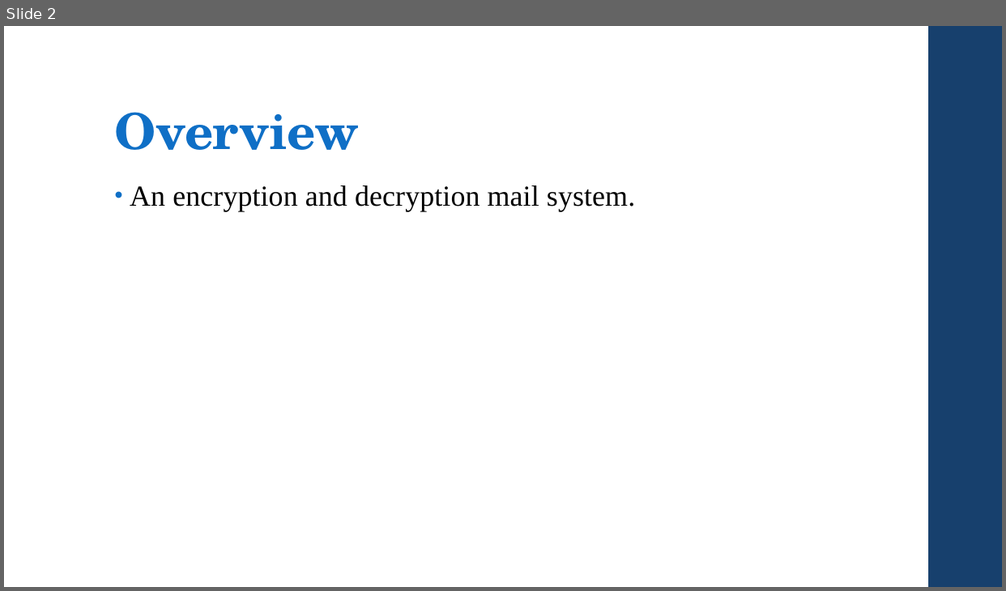
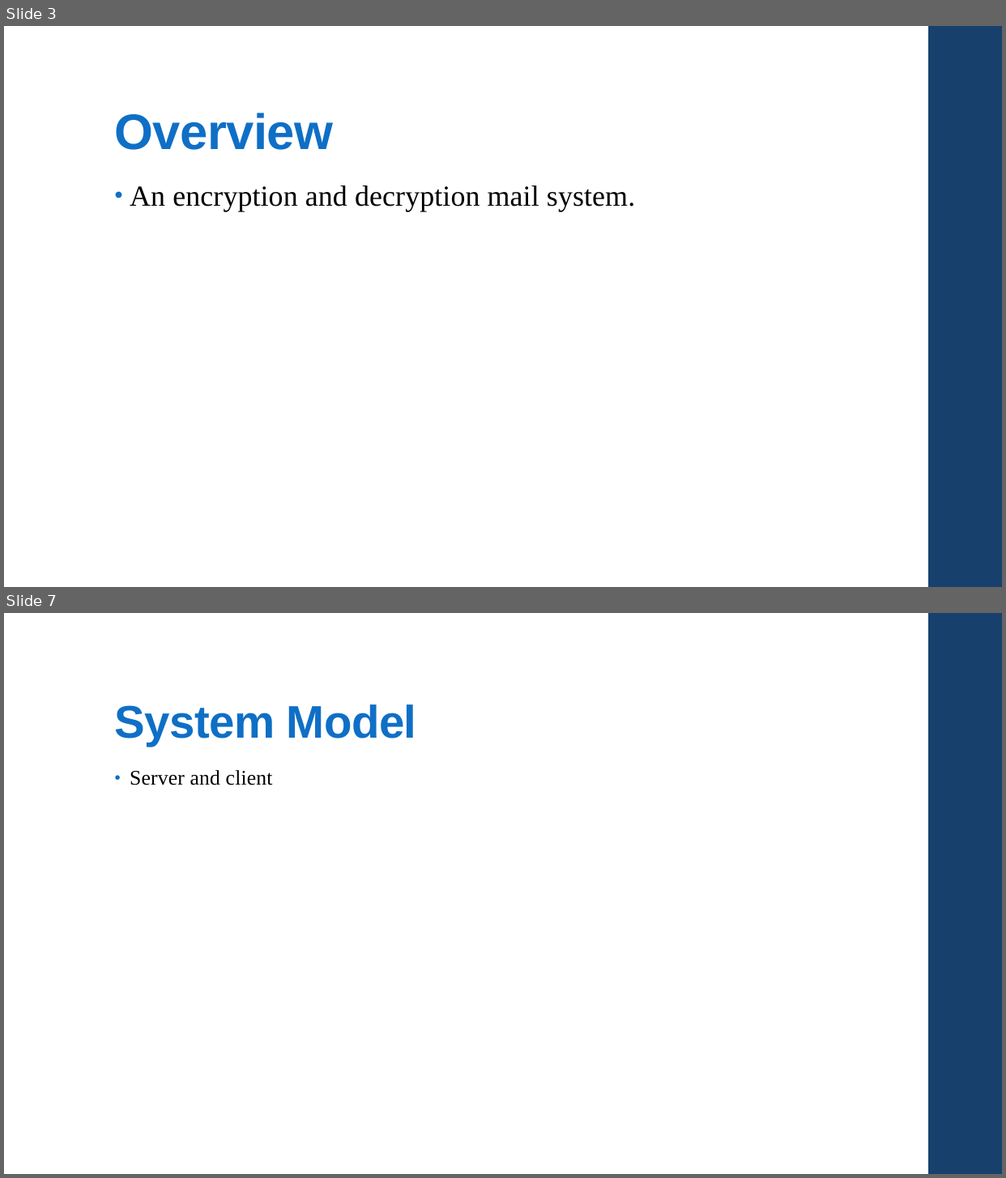
Before and after one commit to csc4350adept/csc4350, a slide deck: docs/Pres.pptx. Shown one above the other, each under a label of ours: slide 2 before the commit, slides 3 and 7 after it; the slides between them are not shown. The pictures are 1006x591 and 1006x1178 pixels, drawn with LibreOffice and Linux fonts; fonts in the diff are those of the drawing. Boxes give left, top, right and bottom in pixels: in the first picture for what was removed or moved away, otherwise in the second. Text is boxed around its words. In the diff, an @@ line names an element or a change of style, - is before the commit and + after.

```diff
--- a/docs/Pres.pptx
+++ b/docs/Pres.pptx
@@ slide 7 added at (4, 613, 1002, 1174), background #FFFFFF; not listed: 1 template element that a slide beside it also shows @@
@@ title added at (115, 705, 417, 746), 44 pt, text #0F6FC6, bold @@
+System Model
@@ text added at (130, 770, 273, 786), 20 pt, text #000000 @@
+• Server and client
@@ what was slide 2 is now slide 3 @@
@@ slide 3 changed as well @@
@@ title "Overview" at (115, 113, 333, 150): font TeX Gyre Schola to Arial @@
```
Also in this commit, not shown: 6 other slides changed, 3 other slides added, 2 slides removed.
